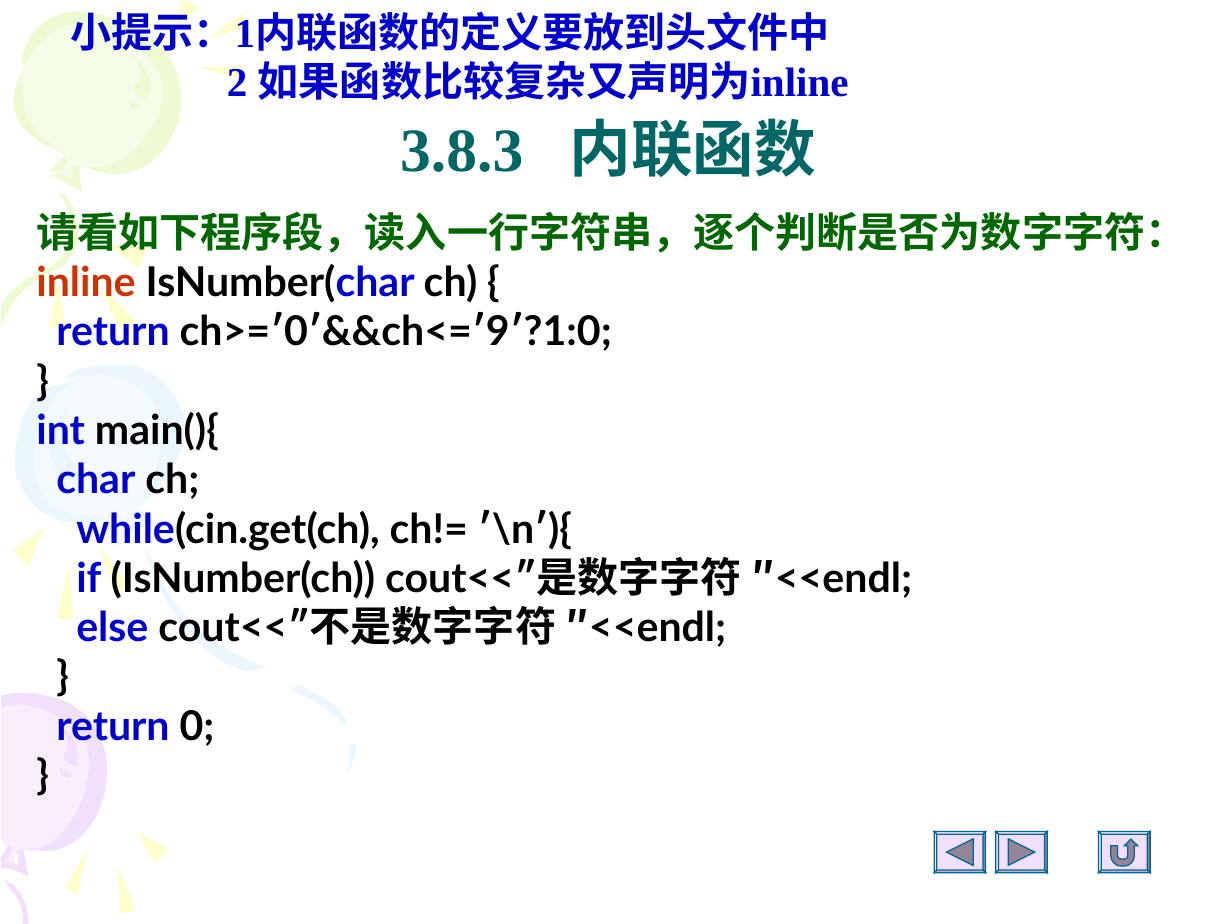
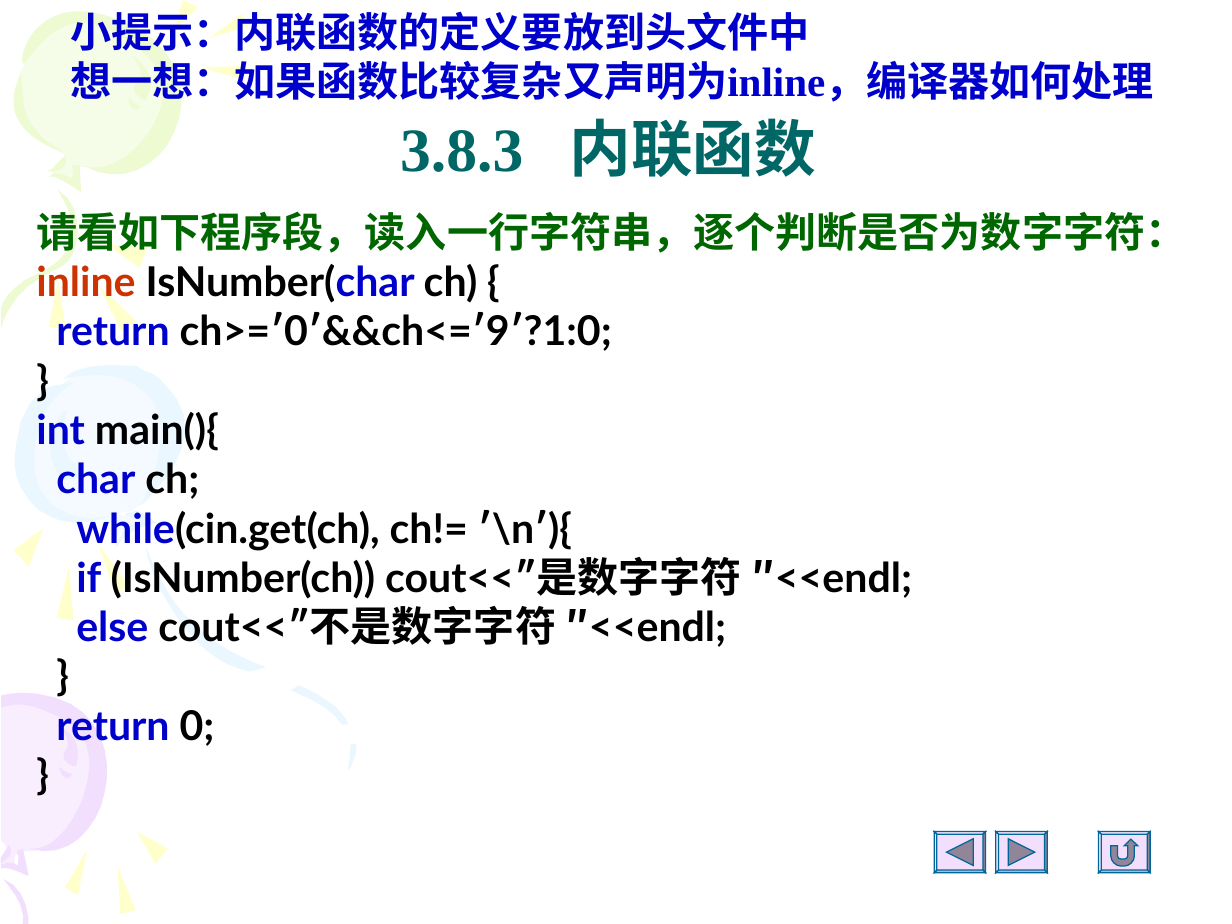
Before and after one commit to Changhe160/Changhe160.github.io, a slide deck: slide 63 of teachingRes/Cplusplus/unit03函数.ppt. Drawn at 1232x924 pixels with LibreOffice and Linux fonts; fonts in the diff are those of the drawing. Boxes give left, top, right and bottom in pixels: in the first picture for what was removed or moved away, otherwise in the second. Text is boxed around its words. In the diff, an @@ line names an element or a change of style, - is before the commit and + after.

```diff
--- a/teachingRes/Cplusplus/unit03函数.ppt
+++ b/teachingRes/Cplusplus/unit03函数.ppt
@@ text at bbox=[70, 5, 1154, 107]: text changed @@
-小提示：1内联函数的定义要放到头文件中
-2 如果函数比较复杂又声明为inline
+小提示：内联函数的定义要放到头文件中
+想一想：如果函数比较复杂又声明为inline，编译器如何处理
```
Also in this commit, not shown: 86 other slides changed, 2 slides added, 1 slide removed, 1 other file.
